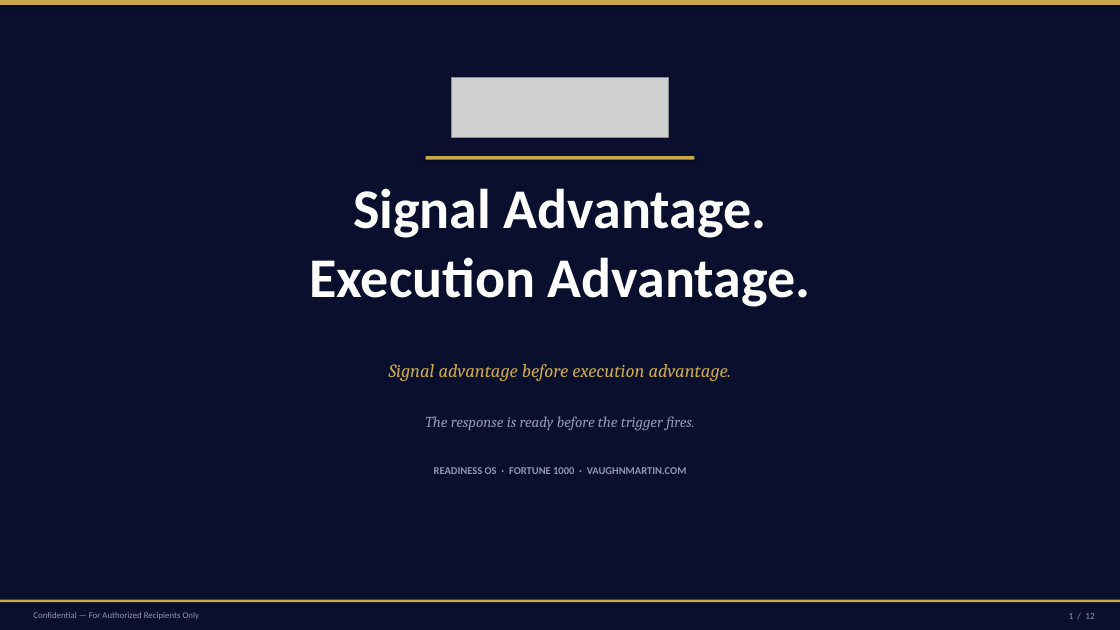
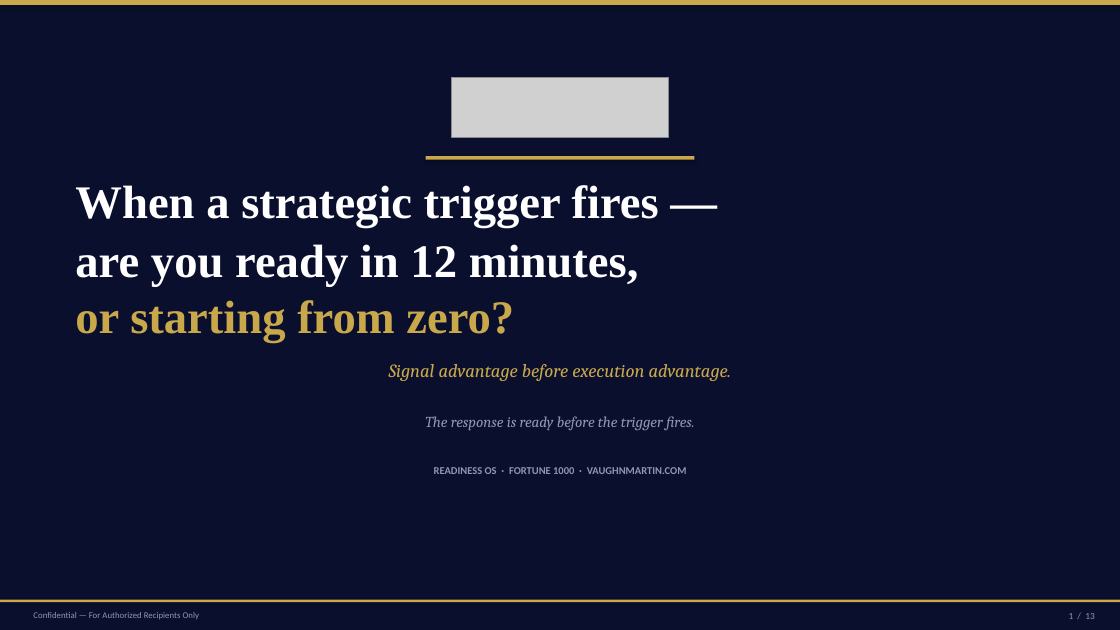
Before and after one commit to mbrunke18/CodePlatform1, a slide deck: slide 1 of attached_assets/VaughnMartin_Pitch_Deck_12Slide_FINAL.pptx. Drawn at 1120x630 pixels with LibreOffice and Linux fonts; fonts in the diff are those of the drawing; grey boxes stand for pictures. Boxes give left, top, right and bottom in pixels: in the first picture for what was removed or moved away, otherwise in the second. Text is boxed around its words. In the diff, an @@ line names an element or a change of style, - is before the commit and + after.

```diff
--- a/attached_assets/VaughnMartin_Pitch_Deck_12Slide_FINAL.pptx
+++ b/attached_assets/VaughnMartin_Pitch_Deck_12Slide_FINAL.pptx
@@ text at <box>75,185,659,343</box>: text changed; size 48 to 40 pt; font Calibri to Times New Roman @@
-Signal Advantage.
-Execution Advantage.
+When a strategic trigger fires —
+are you ready in 12 minutes,
+or starting from zero?
```
Also in this commit, not shown: 11 other slides changed, 1 slide added, 2 other files.
